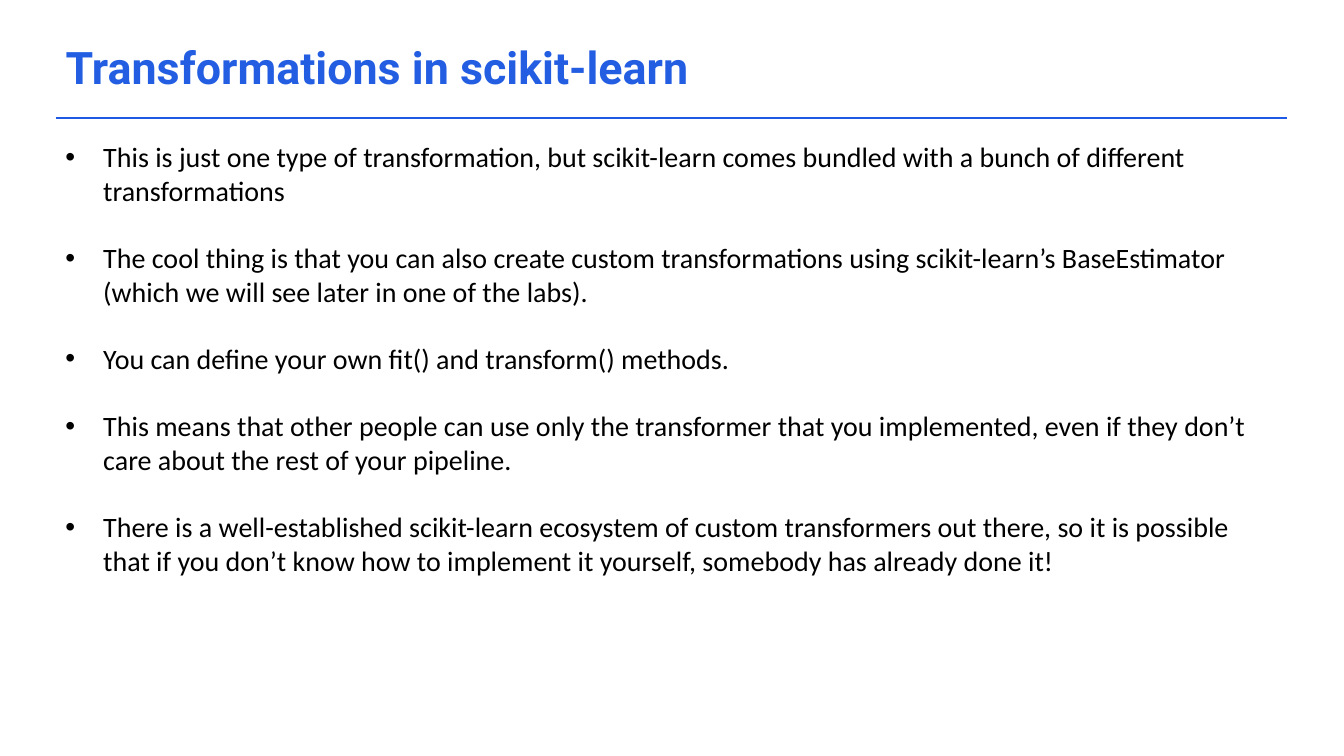
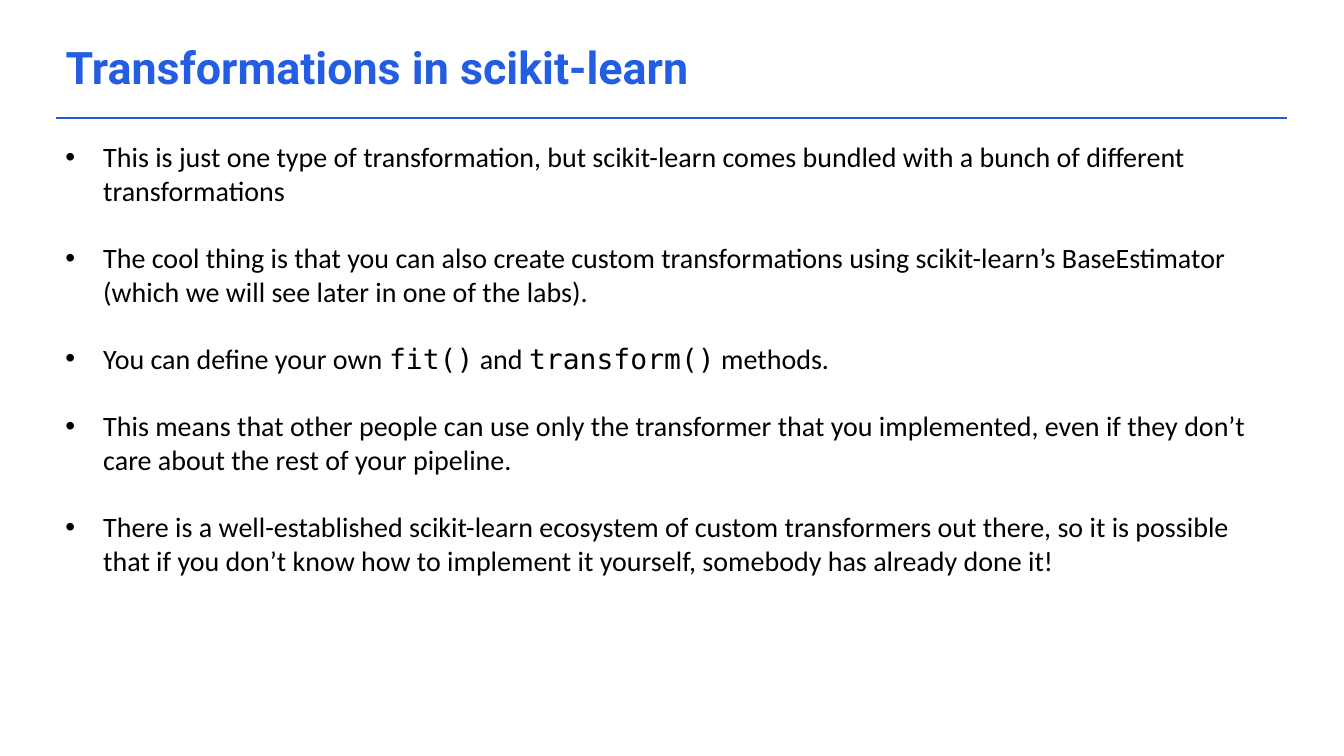
Before and after one commit to acceleratescience/data-school-Autumn23, a slide deck: slide 5 of Lecture notes/3_Transformations.pptx. Drawn at 1344x756 pixels with LibreOffice and Linux fonts; fonts in the diff are those of the drawing; background and template pictures are left out. Boxes give left, top, right and bottom in pixels: in the first picture for what was removed or moved away, otherwise in the second. Text is boxed around its words. In the diff, an @@ line names an element or a change of style, - is before the commit and + after.

```diff
--- a/Lecture notes/3_Transformations.pptx
+++ b/Lecture notes/3_Transformations.pptx
@@ text at [103,347,829,374]: font Calibri to DejaVu Sans Mono in "fit() transform()" @@
```
Also in this commit, not shown: 4 other slides changed, 2 slides added, 1 slide removed, 3 other files.
